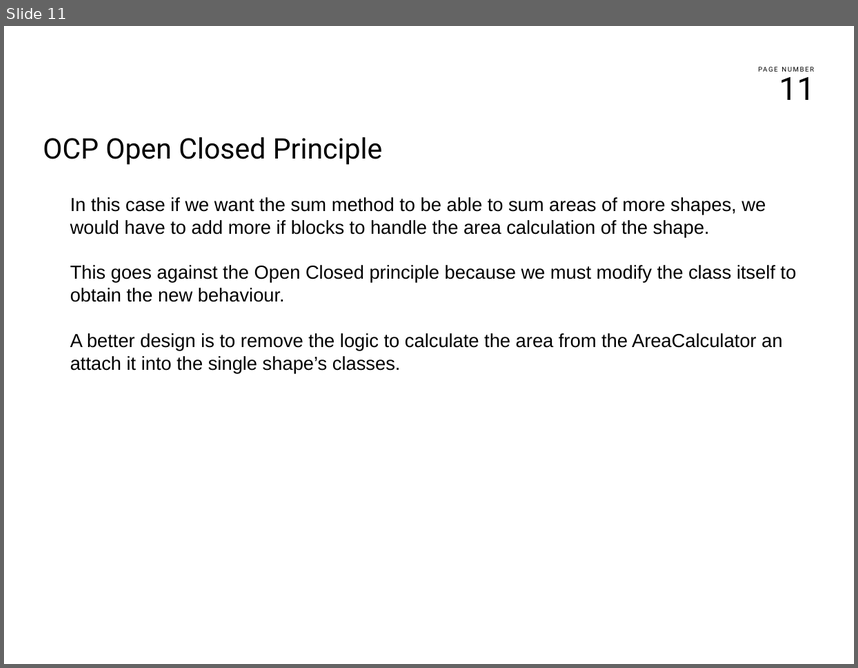
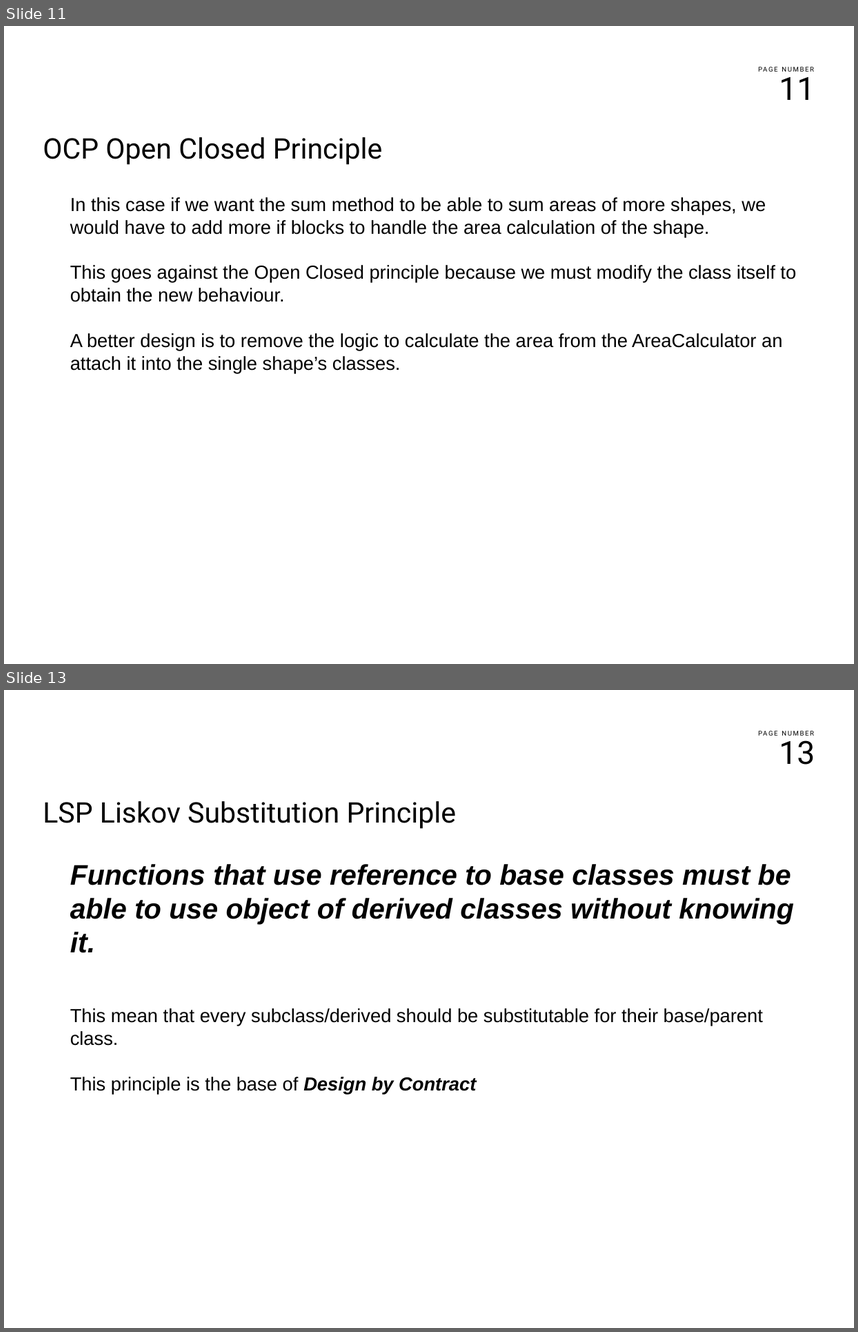
Before and after one commit to franco-melandri/SOLID, a slide deck: docs/solid.pptx. Shown one above the other, each under a label of ours: slide 11 before the commit, slides 11 and 13 after it; the slides between them are not shown. The pictures are 858x668 and 858x1332 pixels, drawn with LibreOffice and Linux fonts; fonts in the diff are those of the drawing; background and template pictures are left out. Boxes give left, top, right and bottom in pixels: in the first picture for what was removed or moved away, otherwise in the second. Text is boxed around its words. In the diff, an @@ line names an element or a change of style, - is before the commit and + after.

```diff
--- a/docs/solid.pptx
+++ b/docs/solid.pptx
@@ slide 13 added at bbox=[4, 690, 854, 1328], background #FFFFFF; not listed: 2 template elements that a slide beside it also shows @@
@@ text added at bbox=[43, 801, 457, 829], 24 pt, text #000000 @@
+LSP Liskov Substitution Principle
@@ text added at bbox=[70, 864, 793, 1094], 16 pt, text #000000, bold, italic @@
+Functions that use reference to base classes must be able to use object of derived classes without knowing it.
+This mean that every subclass/derived should be substitutable for their base/parent class.
+This principle is the base of Design by Contract
```
Also in this commit, not shown: 7 slides changed, 3 other slides added, 5 other files.
